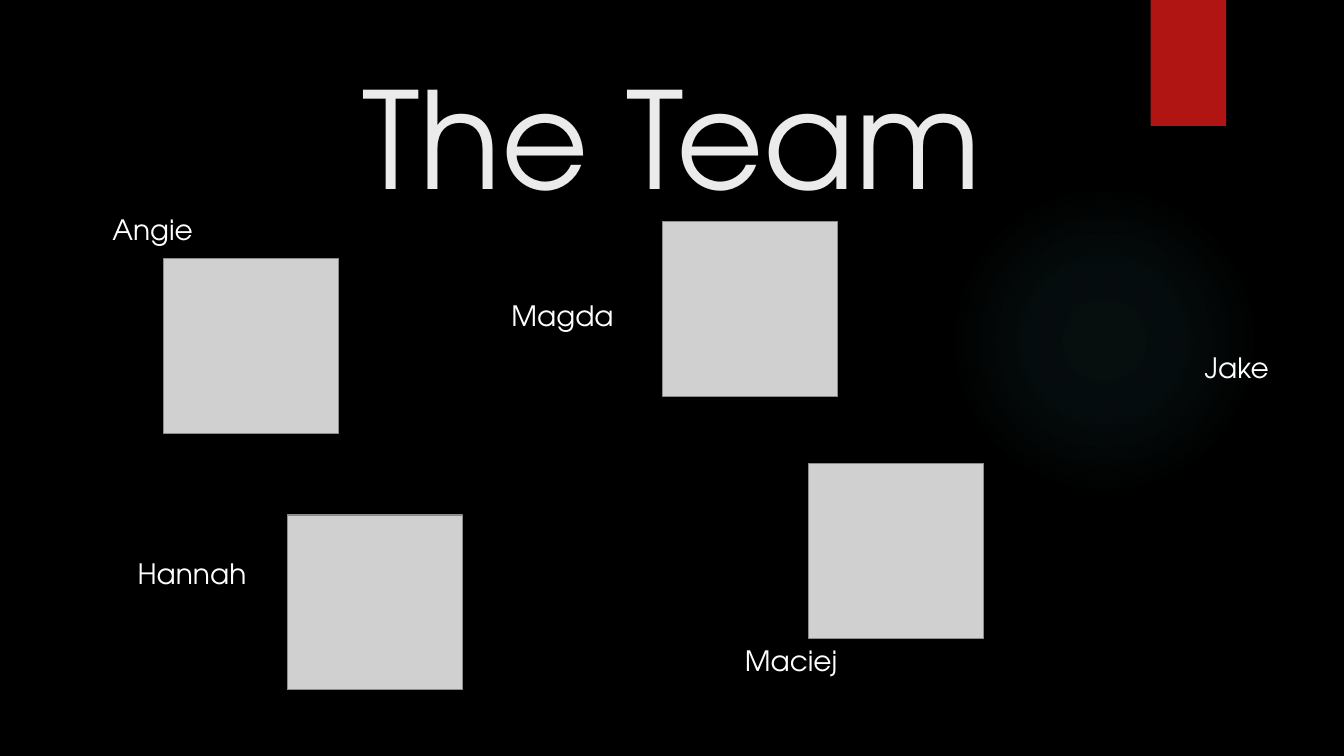
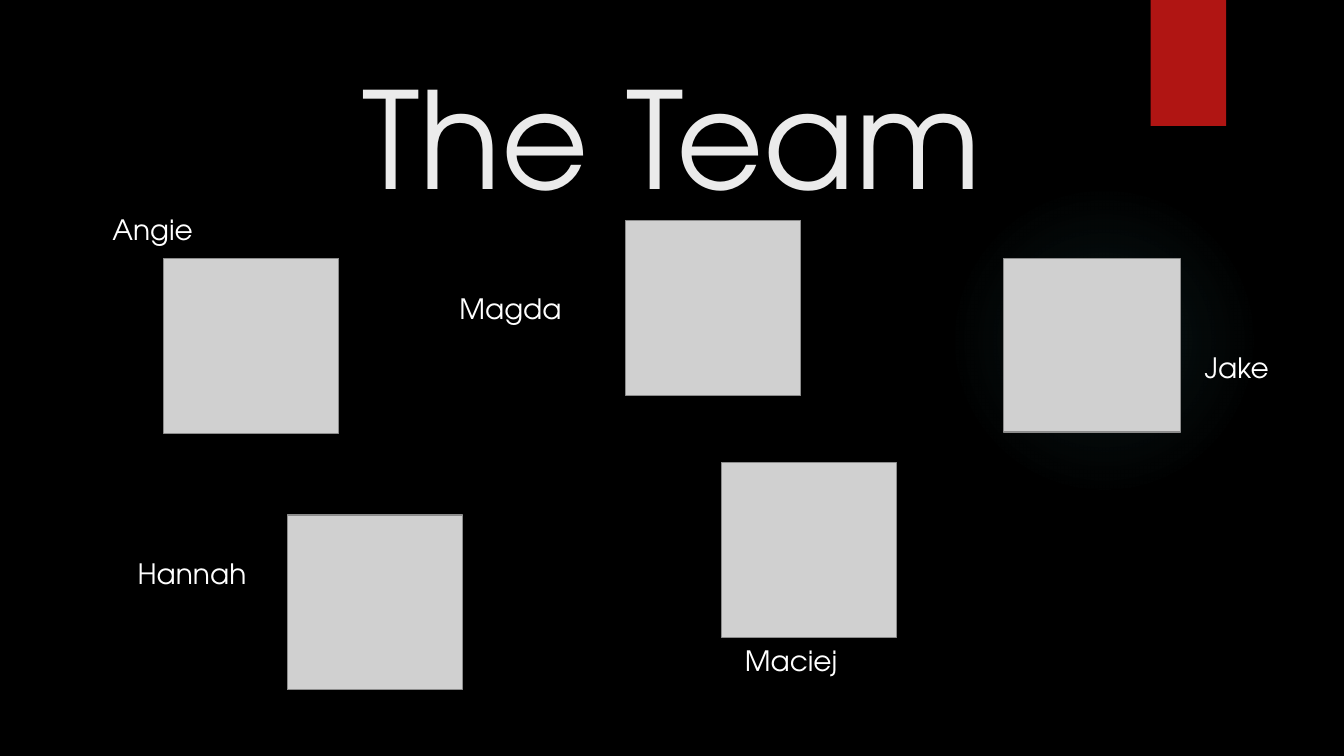
Before and after one commit to mboufal/IPRO-Commuter-Safety, a slide deck: slide 11 of presentation.pptx. Drawn at 1344x756 pixels with LibreOffice and Linux fonts; fonts in the diff are those of the drawing; grey boxes stand for pictures; background and template pictures are left out. Boxes give left, top, right and bottom in pixels: in the first picture for what was removed or moved away, otherwise in the second. Text is boxed around its words. In the diff, an @@ line names an element or a change of style, - is before the commit and + after.

```diff
--- a/presentation.pptx
+++ b/presentation.pptx
@@ picture: place and size @@
-picture at <box>662,222,838,397</box>
+picture at <box>626,221,802,396</box>
@@ picture added at <box>1004,258,1181,432</box> @@
@@ text "Magda": place and size @@
-text "Magda" at <box>511,305,613,332</box>
+text "Magda" at <box>459,298,561,325</box>
@@ picture: place and size @@
-picture at <box>809,464,984,639</box>
+picture at <box>722,462,897,637</box>
```
